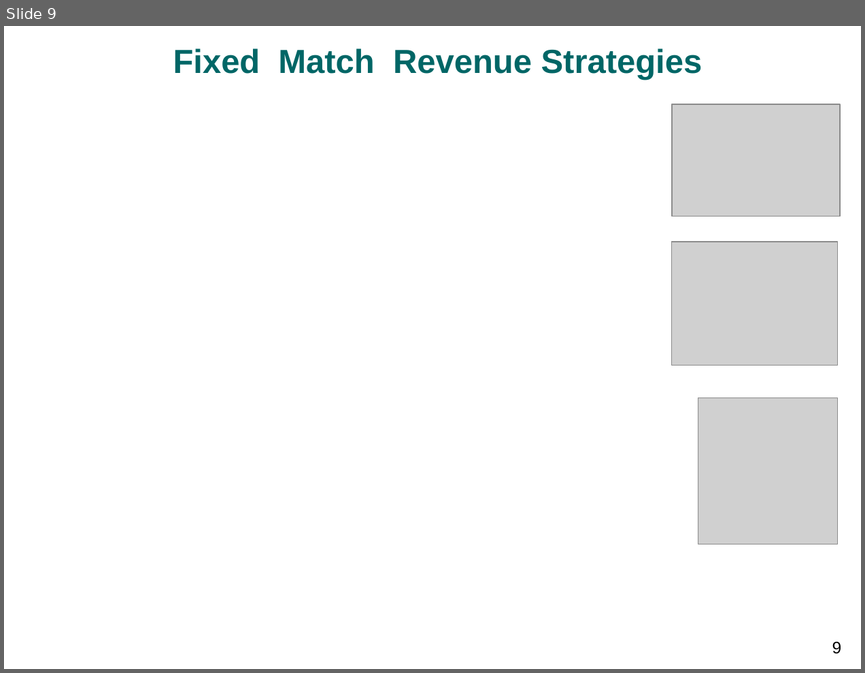
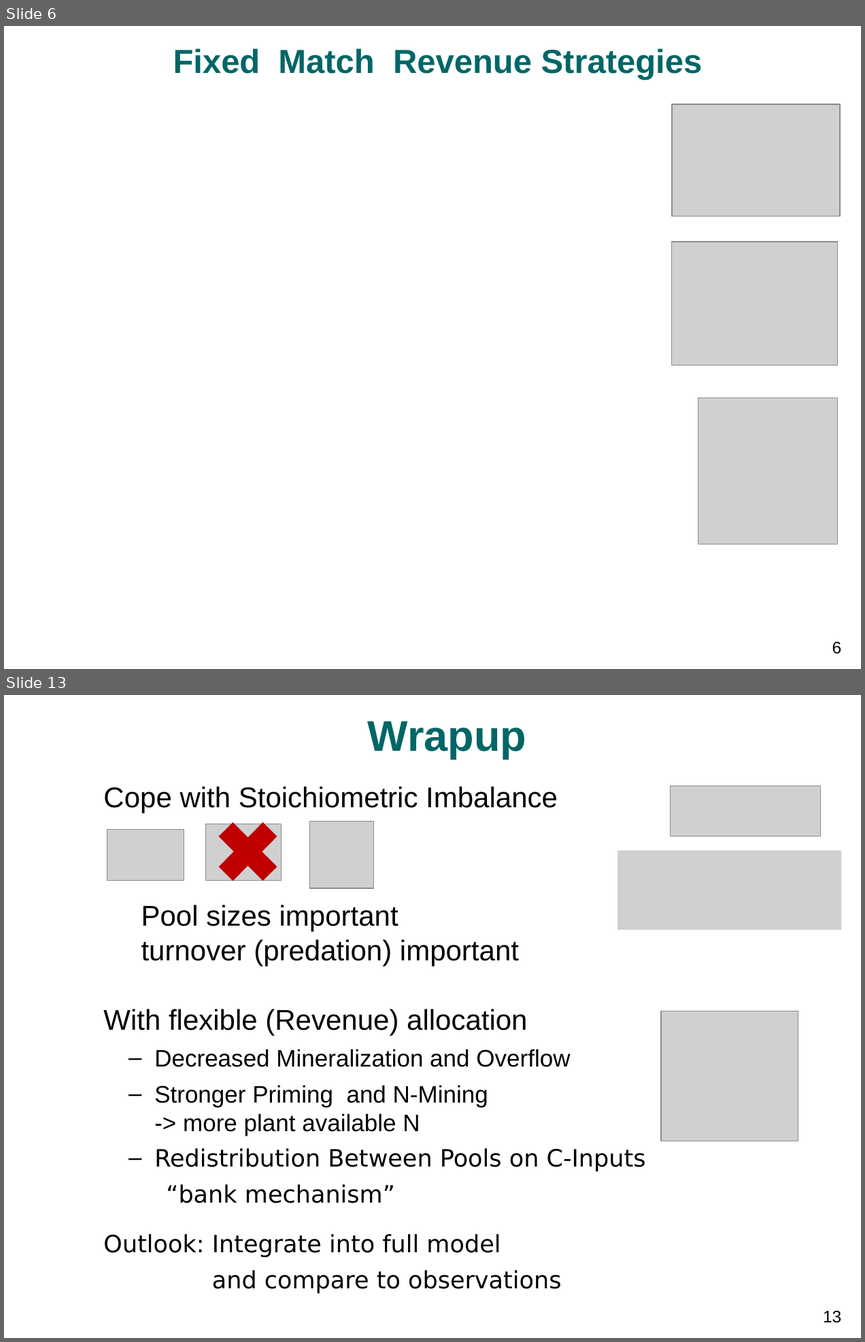
Before and after one commit to bgctw/sesam, a slide deck: inst/egu14/wutzler1404_vienna_stoichiometry.pptx. Shown one above the other, each under a label of ours: slide 9 before the commit, slides 6 and 13 after it; the slides between them are not shown. The pictures are 865x673 and 865x1342 pixels, drawn with LibreOffice and Linux fonts; fonts in the diff are those of the drawing; grey boxes stand for pictures; background and template pictures are left out. Boxes give left, top, right and bottom in pixels: in the first picture for what was removed or moved away, otherwise in the second. Text is boxed around its words. In the diff, an @@ line names an element or a change of style, - is before the commit and + after.

```diff
--- a/inst/egu14/wutzler1404_vienna_stoichiometry.pptx
+++ b/inst/egu14/wutzler1404_vienna_stoichiometry.pptx
@@ slide 13 added at (x1=4, y1=695, x2=861, y2=1338), background #FFFFFF @@
@@ title added at (x1=368, y1=721, x2=526, y2=758), 36 pt, text #006666, bold @@
+Wrapup
@@ text added at (x1=103, y1=786, x2=646, y2=1257), 20 pt, text #000000 @@
+Cope with Stoichiometric Imbalance
+  Pool sizes important
+  turnover (predation) important
+With flexible (Revenue) allocation
+  – Decreased Mineralization and Overflow
+  – Stronger Priming and N-Mining
+    -> more plant available N
+  – Redistribution Between Pools on C-Inputs
+    “bank mechanism”
+Outlook: Integrate into full model
+and compare to observations
@@ picture added at (x1=670, y1=786, x2=820, y2=836) @@
@@ cross added at (x1=205, y1=809, x2=290, y2=895), fill #C00000 @@
@@ picture added at (x1=107, y1=830, x2=184, y2=881) @@
@@ picture added at (x1=205, y1=824, x2=281, y2=880) @@
@@ picture added at (x1=310, y1=821, x2=373, y2=888) @@
@@ picture added at (x1=617, y1=850, x2=841, y2=930) @@
@@ picture added at (x1=661, y1=1011, x2=798, y2=1141) @@
@@ page number added at (x1=823, y1=1310, x2=841, y2=1323), 14 pt, text #000000 @@
+13
@@ what was slide 9 is now slide 6 @@
@@ page number at (x1=832, y1=641, x2=842, y2=654): text changed @@
-9
+6
```
Also in this commit, not shown: 9 slides changed, 2 other slides added, 3 slides removed, 11 other files.
